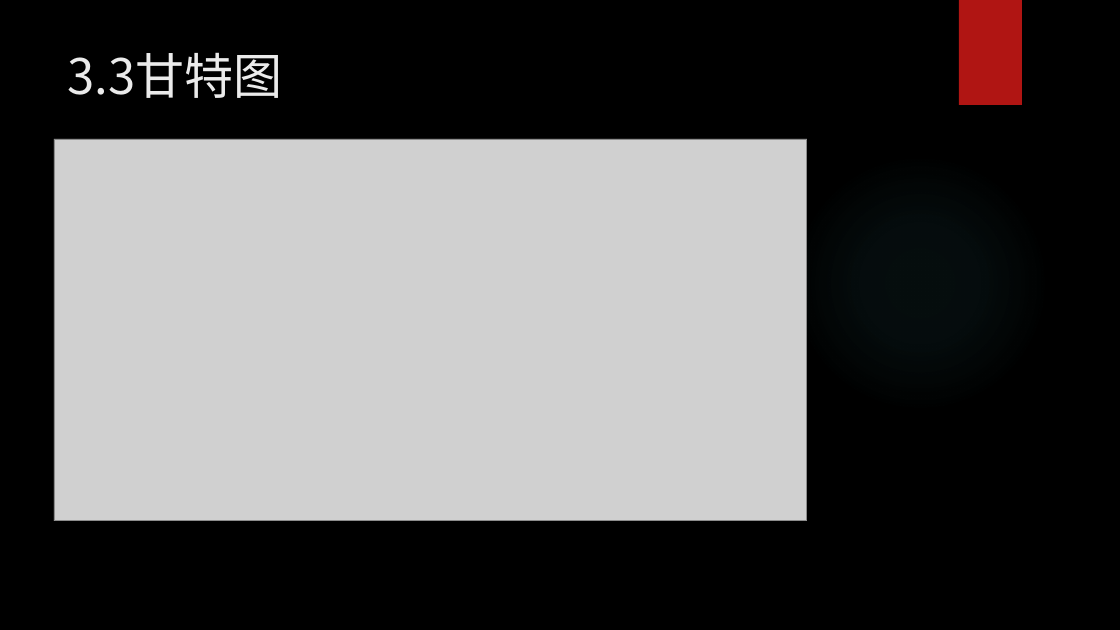
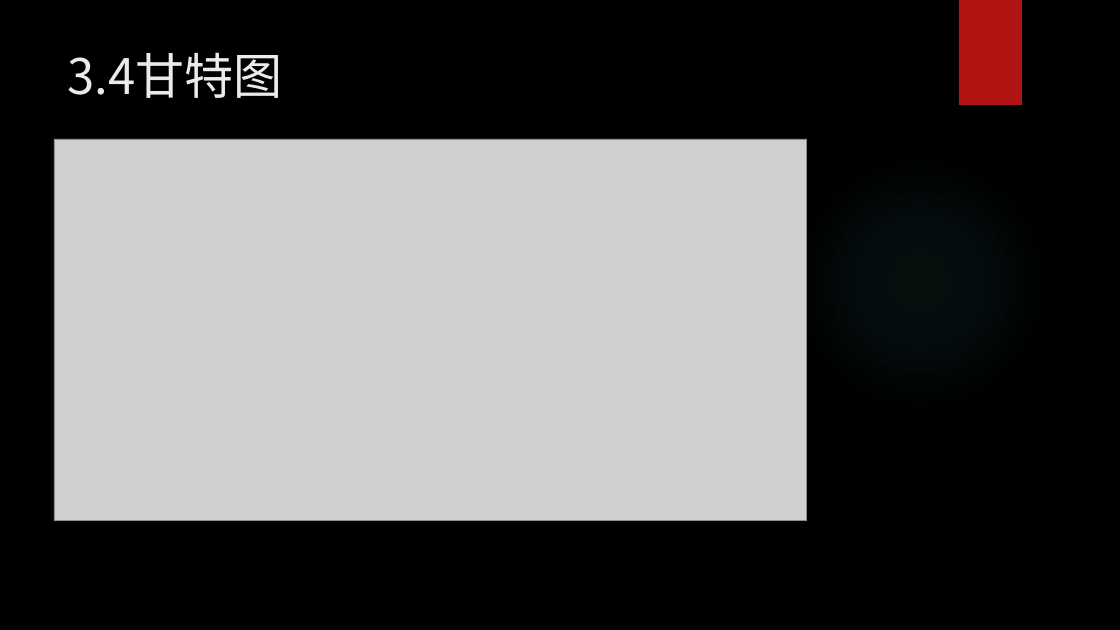
Before and after one commit to woncat/PRD2017, a slide deck: slide 23 of PRD-2017-G25-需求工程计划PPTV0.2.pptx (slide 21 before the commit). Drawn at 1120x630 pixels with LibreOffice and Linux fonts; fonts in the diff are those of the drawing; grey boxes stand for pictures; background and template pictures are left out. Boxes give left, top, right and bottom in pixels: in the first picture for what was removed or moved away, otherwise in the second. Text is boxed around its words. In the diff, an @@ line names an element or a change of style, - is before the commit and + after.

```diff
--- a/PRD-2017-G25-需求工程计划PPTV0.2.pptx
+++ b/PRD-2017-G25-需求工程计划PPTV0.2.pptx
@@ title at [68, 52, 283, 98]: text changed @@
-3.3甘特图
+3.4甘特图
```
Also in this commit, not shown: 6 other slides changed, 2 slides added, 1 slide removed, 2 other files.
